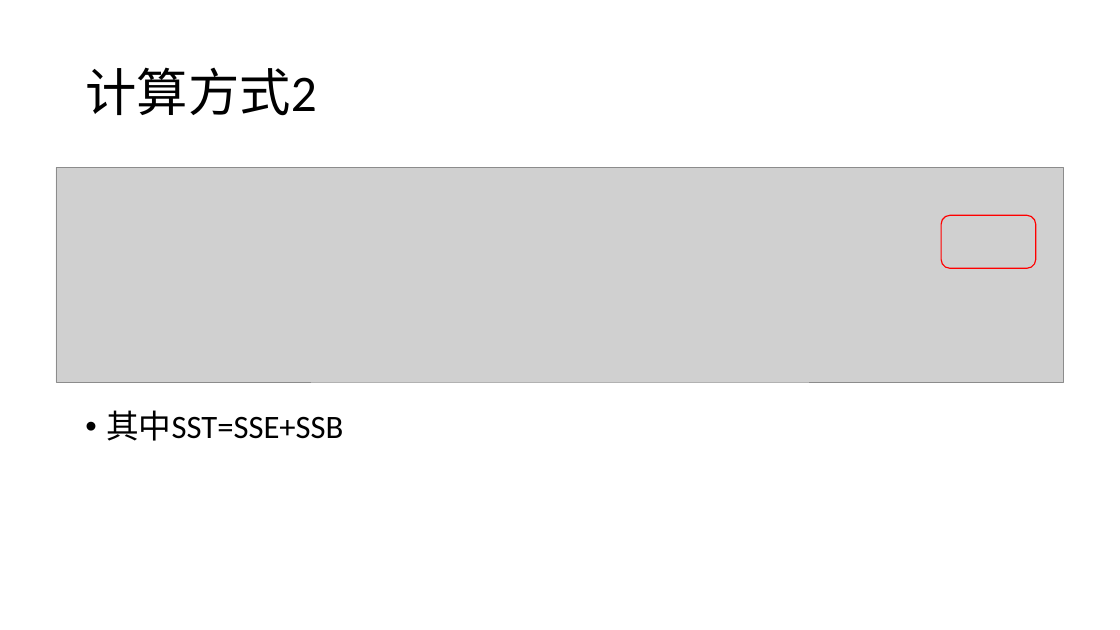
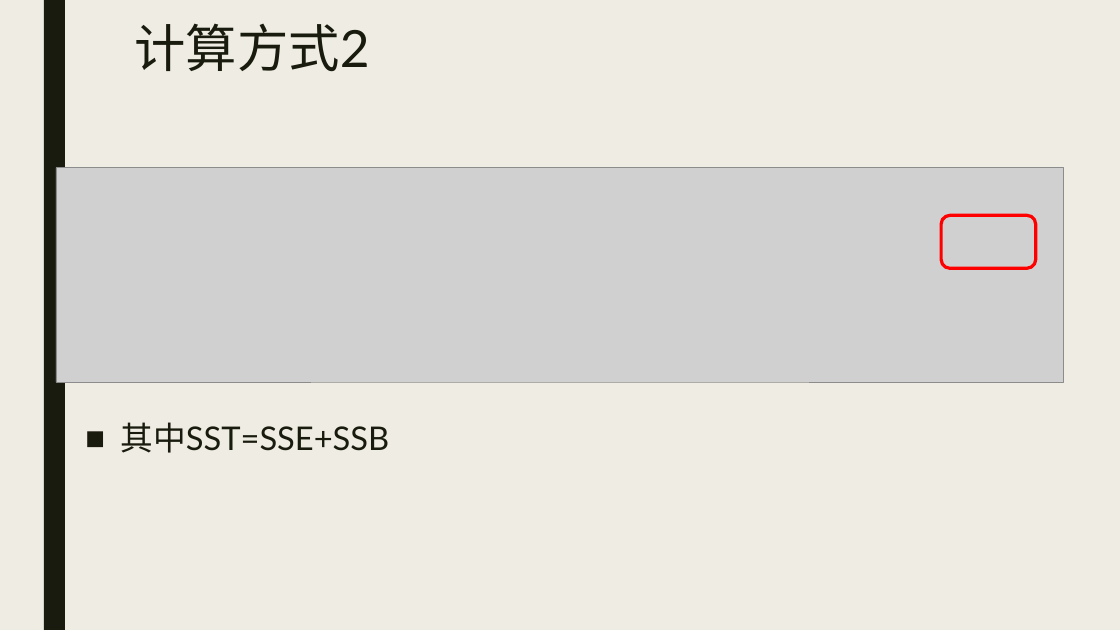
Before and after one commit to beneon/medstat, a slide deck: slide 7 of lect-5/anova.pptx. Drawn at 1120x630 pixels with LibreOffice and Linux fonts; fonts in the diff are those of the drawing; grey boxes stand for pictures. Boxes give left, top, right and bottom in pixels: in the first picture for what was removed or moved away, otherwise in the second. Text is boxed around its words. In the diff, an @@ line names an element or a change of style, - is before the commit and + after.

```diff
--- a/lect-5/anova.pptx
+++ b/lect-5/anova.pptx
@@ background #FFFFFF to #EFEDE3 @@
@@ rectangle added at [44, 0, 65, 630], fill #191B0E @@
@@ title "计算方式2": place and size @@
-title "计算方式2" at [85, 67, 317, 116]
+title "计算方式2" at [134, 23, 369, 72]
@@ title "计算方式2" at [134, 23, 369, 72]: font Calibri to Lato, text colour #000000 to #191B0E; line spacing 0.9 to 0.89; vertical alignment middle to top @@
@@ rounded rectangle at [941, 215, 1036, 268]: outline #FF0000 1 pt to #FF0000 2.75 pt @@
@@ text "其中SST=SSE+SSB" at [121, 422, 390, 453]: font Calibri to Lato, text colour #000000 to #191B0E; bullet • to ■; line spacing 0.9 to 1.2; more space between paragraphs @@
```
Also in this commit, not shown: 34 other slides changed, 5 slides added, 1 slide removed, 3 other files.
